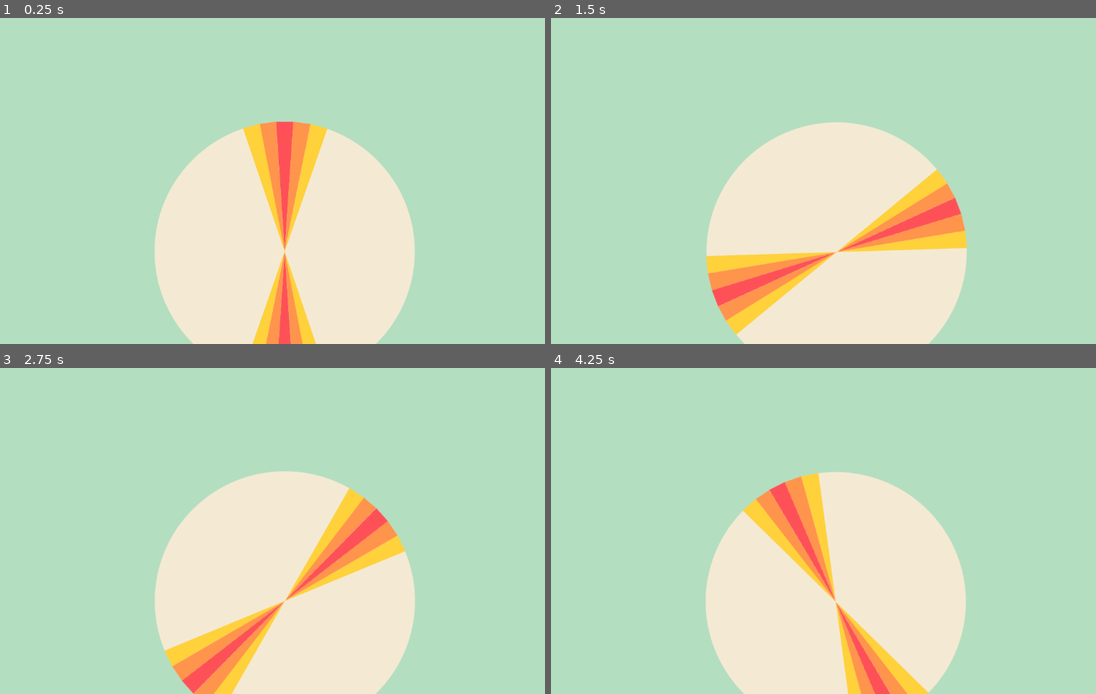
Above: before the commit, frames 1-4 (two rows, left to right).
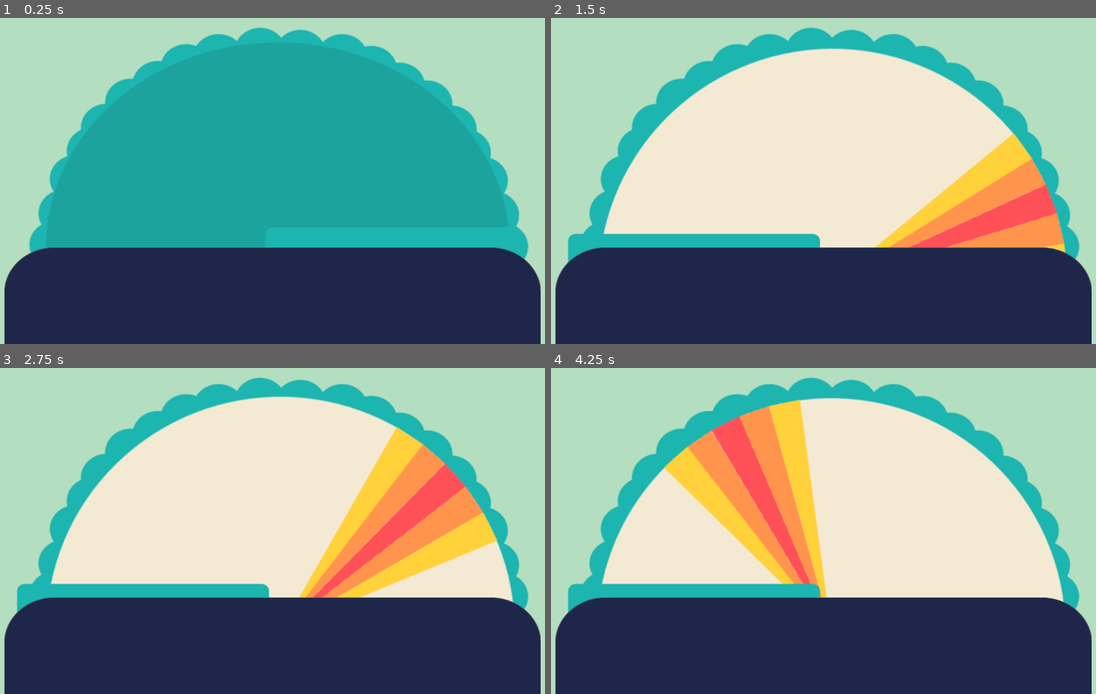
Above: after the commit, the same moments.

Repository: anajshah/wavelength_online
Game: Godot game, scene res://scenes/spinner.tscn
The game is run twice, just before and just after one commit, with the same random seed, the same clock (stepped at 60 frames per second) and the same inputs. This scene is started directly instead of the project's main scene.
Inputs (mouse positions are in pixels of both pictures, inside the frame that each line leads up to):
- Up to frame 1 (0.25 s): no input
- Up to frame 2 (1.5 s): tap Enter at 0.5 s; move the mouse to (834, 252) at 0.52 s; hold Right 0.53-1.28 s; tap Alt at 0.6 s; click (834, 252) at 0.67 s; move the mouse to (709, 197) at 1.27 s; hold Down from 1.28 s (still down); tap Shift at 1.35 s; click (709, 197) at 1.42 s
- Up to frame 3 (2.75 s): move the mouse to (332, 459) at 2.02 s; release Down at 2.03 s; hold Right from 2.03 s (still down); tap Alt at 2.1 s; click (332, 459) at 2.17 s
- Up to frame 4 (4.25 s): move the mouse to (796, 596) at 2.77 s; release Right at 2.78 s; hold Up 2.78-3.53 s; tap Shift at 2.85 s; click (796, 596) at 2.92 s; move the mouse to (997, 579) at 3.52 s; hold Left from 3.53 s (still down); tap Alt at 3.6 s; click (997, 579) at 3.67 s

The runs differ from the first frame. In frame 1, 75% of the frame differs, in the area x 0-100%, y 2-100%; in frame 2, 65%; in frame 3, 66%; in frame 4, 66%.

Commit message:
idk what hour but cover semi worksi guess

Diff:
--- /dev/null
+++ b/scenes/cover.tscn
@@ -0,0 +1,23 @@
+[gd_scene load_steps=4 format=3 uid="uid://cuuab2vtxu4ra"]
+
+[ext_resource type="Script" uid="uid://bu1lm4lwlth8b" path="res://scripts/cover.gd" id="1_mf44i"]
+[ext_resource type="Texture2D" uid="uid://dwd2eoayt5si0" path="res://assets/Untitled presentation (7).png" id="2_mf44i"]
+
+[sub_resource type="RectangleShape2D" id="RectangleShape2D_j4as2"]
+size = Vector2(408, 81)
+
+[node name="cover_rot" type="Node2D"]
+script = ExtResource("1_mf44i")
+
+[node name="Area2D" type="Area2D" parent="."]
+position = Vector2(0, 34)
+
+[node name="CollisionShape2D" type="CollisionShape2D" parent="Area2D"]
+position = Vector2(204, -39.5)
+shape = SubResource("RectangleShape2D_j4as2")
+
+[node name="UntitledPresentation(7)" type="Sprite2D" parent="Area2D"]
+position = Vector2(-3, -253)
+texture = ExtResource("2_mf44i")
+
+[connection signal="input_event" from="Area2D" to="." method="_on_area_2d_input_event"]
--- /dev/null
+++ b/scenes/cover_anim.tscn
@@ -0,0 +1,3 @@
+[gd_scene format=3 uid="uid://b551py2des7fh"]
+
+[node name="cover_anim" type="Node2D"]
--- a/scenes/how_to_play.tscn
+++ b/scenes/how_to_play.tscn
@@ -77,8 +77,7 @@
 theme_override_colors/font_color = Color(0.9843137, 0.9647059, 0.92941177, 1)
 theme_override_fonts/font = ExtResource("3_m8x0n")
 theme_override_font_sizes/font_size = 32
-text = "3. The player who saw the
-"
+text = "3. The player who saw the "
 
 [node name="Label3" type="Label" parent="Label4"]
 layout_mode = 0
@@ -89,8 +88,7 @@
 theme_override_colors/font_color = Color(0.9843137, 0.9647059, 0.92941177, 1)
 theme_override_fonts/font = ExtResource("3_m8x0n")
 theme_override_font_sizes/font_size = 32
-text = "target gives a hint!
-"
+text = "target gives a hint!"
 
 [node name="Label5" type="Label" parent="."]
 offset_left = 805.0
--- a/scenes/main_menu.tscn
+++ b/scenes/main_menu.tscn
@@ -26,9 +26,9 @@
 texture = ExtResource("1_l6cm7")
 
 [node name="Screenshot20260618At2_36_59Am" type="Sprite2D" parent="."]
-position = Vector2(1027, 512)
+position = Vector2(1077.7563, 556.61)
 rotation = -1.5421883
-scale = Vector2(0.56839186, 0.73060393)
+scale = Vector2(0.5158318, 0.66799456)
 texture = ExtResource("6_rtw2f")
 
 [node name="Label" type="Label" parent="."]
@@ -77,8 +77,9 @@
 script = ExtResource("5_rtw2f")
 
 [node name="Screenshot20260618At2_43_12Am" type="Sprite2D" parent="."]
-position = Vector2(667.00006, 71)
-scale = Vector2(2.8232985, 0.26451617)
+position = Vector2(65, 104.00001)
+rotation = -0.459625
+scale = Vector2(2.8232985, 0.27956483)
 texture = ExtResource("7_oa1go")
 
 [connection signal="pressed" from="play" to="play" method="_on_pressed"]
--- a/scenes/spinner.tscn
+++ b/scenes/spinner.tscn
@@ -1,7 +1,10 @@
-[gd_scene load_steps=3 format=3 uid="uid://dqf3x25nwdxds"]
+[gd_scene load_steps=6 format=3 uid="uid://dqf3x25nwdxds"]
 
 [ext_resource type="Texture2D" uid="uid://dhgooie4hgtgm" path="res://assets/Screenshot 2026-06-18 at 2.12.12 AM.png" id="2_78gc6"]
+[ext_resource type="Texture2D" uid="uid://6dgumo5mmkfx" path="res://assets/Untitled presentation (4).png" id="2_beaw0"]
 [ext_resource type="PackedScene" uid="uid://c2wjkpaqkaj82" path="res://scenes/wheel.tscn" id="2_kry60"]
+[ext_resource type="Texture2D" uid="uid://caigp3n4myrqu" path="res://Untitled presentation (3).png" id="3_kry60"]
+[ext_resource type="PackedScene" uid="uid://cuuab2vtxu4ra" path="res://scenes/cover.tscn" id="5_6wjsw"]
 
 [node name="spinner" type="Node2D"]
 
@@ -14,5 +17,22 @@
 position = Vector2(576, 324)
 scale = Vector2(0.99999994, 0.99999994)
 
+[node name="UntitledPresentation(4)" type="Sprite2D" parent="."]
+position = Vector2(601.11115, 394)
+scale = Vector2(1.678935, 1.5592593)
+texture = ExtResource("2_beaw0")
+
 [node name="wheel" parent="." instance=ExtResource("2_kry60")]
-position = Vector2(600, 464)
+position = Vector2(592, 523)
+scale = Vector2(1.8, 1.8)
+
+[node name="UntitledPresentation(3)" type="Sprite2D" parent="."]
+z_index = 2
+position = Vector2(574.5, 726)
+scale = Vector2(1.1072917, 1)
+texture = ExtResource("3_kry60")
+
+[node name="cover_rot" parent="." instance=ExtResource("5_6wjsw")]
+z_index = 1
+position = Vector2(564, 464)
+scale = Vector2(1.23, 1.13)
--- /dev/null
+++ b/scripts/cover.gd
@@ -0,0 +1,20 @@
+extends Node2D
+
+var is_rotated: bool = false
+var rotation_tween: Tween
+var rotation_direction: float = -1.0
+
+func _on_area_2d_input_event(viewport: Node, event: InputEvent, shape_idx: int) -> void:
+
+	if event is InputEventMouseButton and event.button_index == MOUSE_BUTTON_LEFT and event.pressed:
+		toggle_rotation()
+
+func toggle_rotation() -> void:
+	if rotation_tween and rotation_tween.is_running():
+		return
+
+	var target_angle = rotation_degrees + (180.0 * rotation_direction)
+
+	rotation_tween = create_tween().set_trans(Tween.TRANS_QUAD).set_ease(Tween.EASE_OUT)
+	rotation_tween.tween_property(self, "rotation_degrees", target_angle, 0.5)
+	rotation_direction *= -1.0
--- a/scripts/wheel.gd
+++ b/scripts/wheel.gd
@@ -1,6 +1,6 @@
 extends Node2D
 
-var spin_speed: float = 0.0
+var speed: float = 0.0
 var friction: float = 3.0
 
 # Called when the node enters the scene tree for the first time.
@@ -10,14 +10,15 @@
 
 # Called every frame. 'delta' is the elapsed time since the previous frame.
 func _process(delta: float) -> void:
-	rotation += spin_speed * delta
+	rotation += speed * delta
 
-	if spin_speed > 0:
-		spin_speed -= friction * delta
-		if spin_speed < 0:
-			spin_speed = 0
+	if speed > 0:
+		speed -= friction * delta
+		if speed < 0:
+			speed = 0
+
 
 func _on_area_2d_input_event(viewport: Node, event: InputEvent, shape_idx: int) -> void:
 	if event is InputEventMouseButton and event.button_index == MOUSE_BUTTON_LEFT and event.pressed:
-		if spin_speed == 0:
-			spin_speed = randf_range(3.0, 8.0)
+		if speed == 0:
+			speed = randf_range(3.0, 8.0)
Binary file added: Untitled presentation (3).png
Not shown, added: Untitled presentation (3).png.import
Binary file added: assets/Untitled presentation (4).png
Not shown, added: assets/Untitled presentation (4).png.import
Binary file added: assets/Untitled presentation (5).png
Not shown, added: assets/Untitled presentation (5).png.import
Binary file added: assets/Untitled presentation (6).png
Not shown, added: assets/Untitled presentation (6).png.import
Binary file added: assets/Untitled presentation (7).png
Not shown, added: assets/Untitled presentation (7).png.import
Not shown, added: scripts/cover.gd.uid
